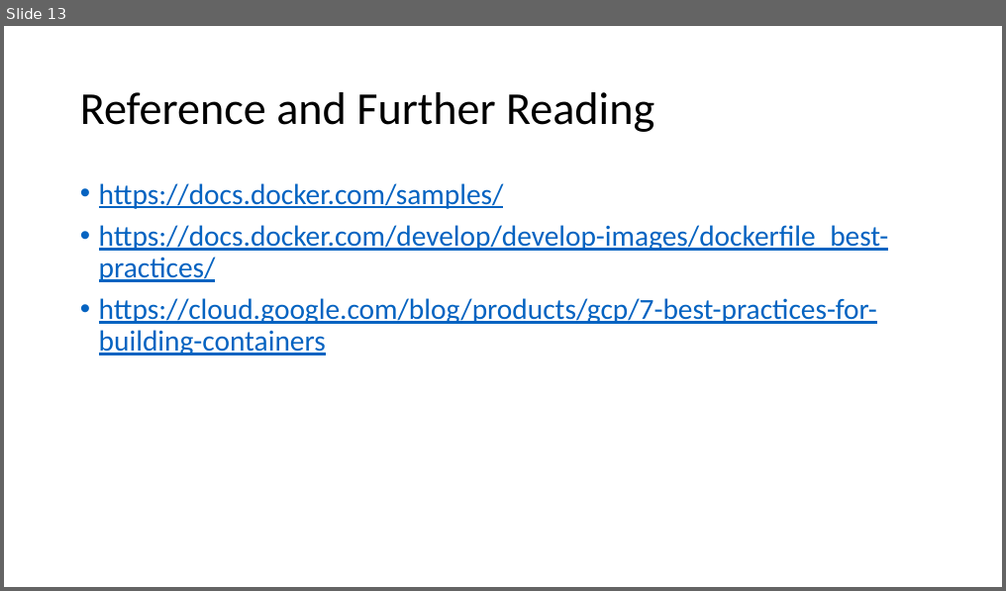
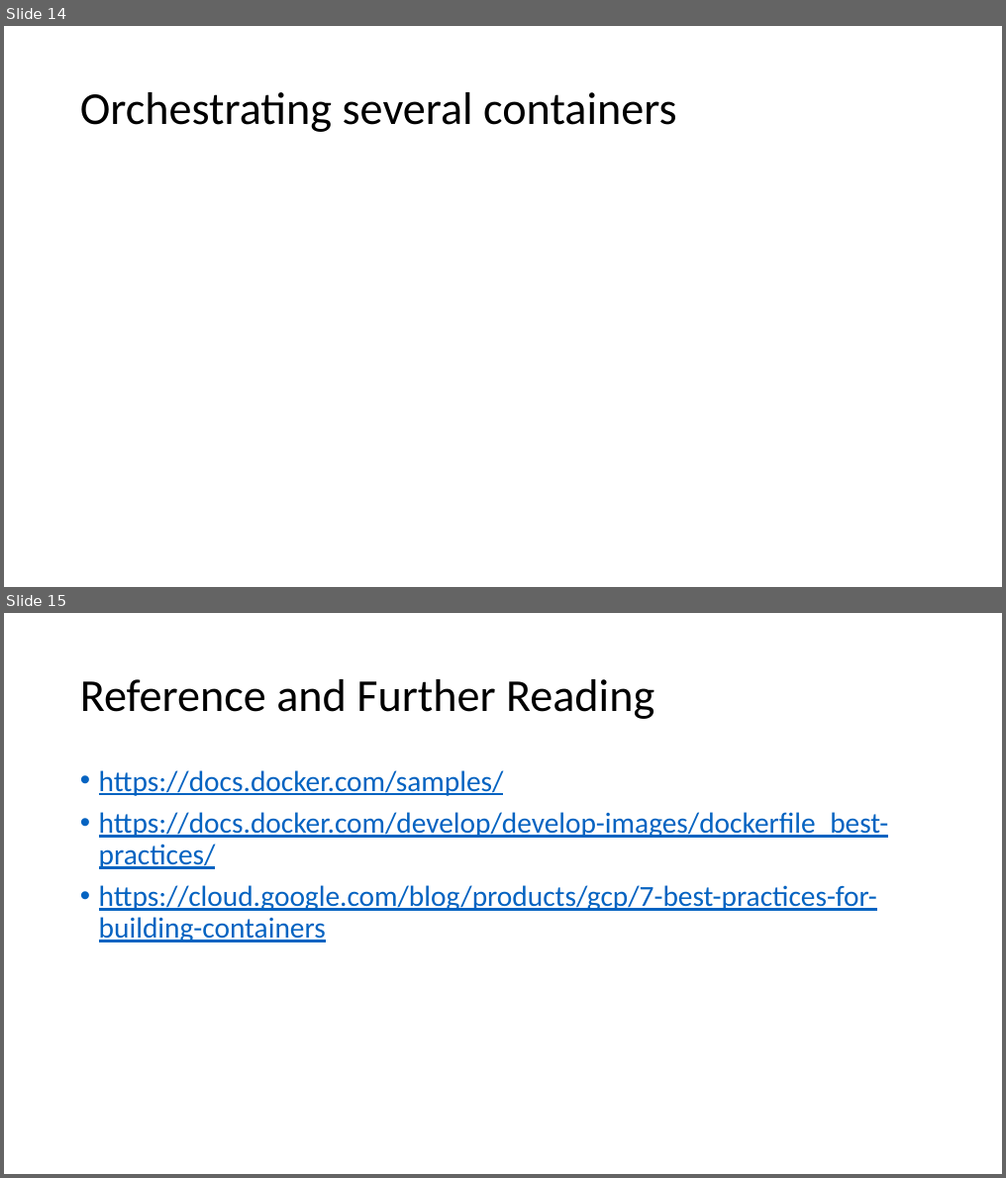
Before and after one commit to bassmandja/docker101, a slide deck: Docker 101.pptx. Shown one above the other, each under a label of ours: slide 13 before the commit, slides 14 and 15 after it. The pictures are 1006x591 and 1006x1178 pixels, drawn with LibreOffice and Linux fonts; fonts in the diff are those of the drawing. Boxes give left, top, right and bottom in pixels: in the first picture for what was removed or moved away, otherwise in the second. Text is boxed around its words. In the diff, an @@ line names an element or a change of style, - is before the commit and + after.

```diff
--- a/Docker 101.pptx
+++ b/Docker 101.pptx
@@ slide 14 added at bbox=[4, 26, 1002, 587], background #FFFFFF @@
@@ title added at bbox=[80, 92, 677, 132], 44 pt, text #000000 @@
+Orchestrating several containers
@@ what was slide 13 is now slide 15 @@
```
Also in this commit, not shown: 2 slides changed, 1 other slide added.
